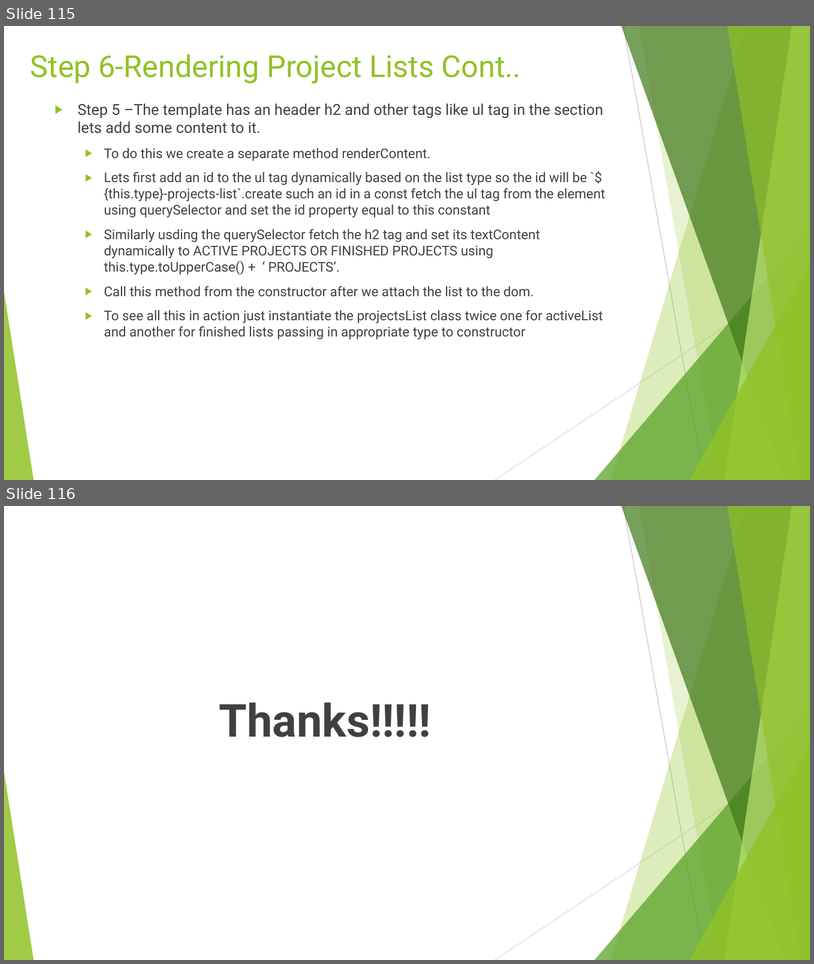
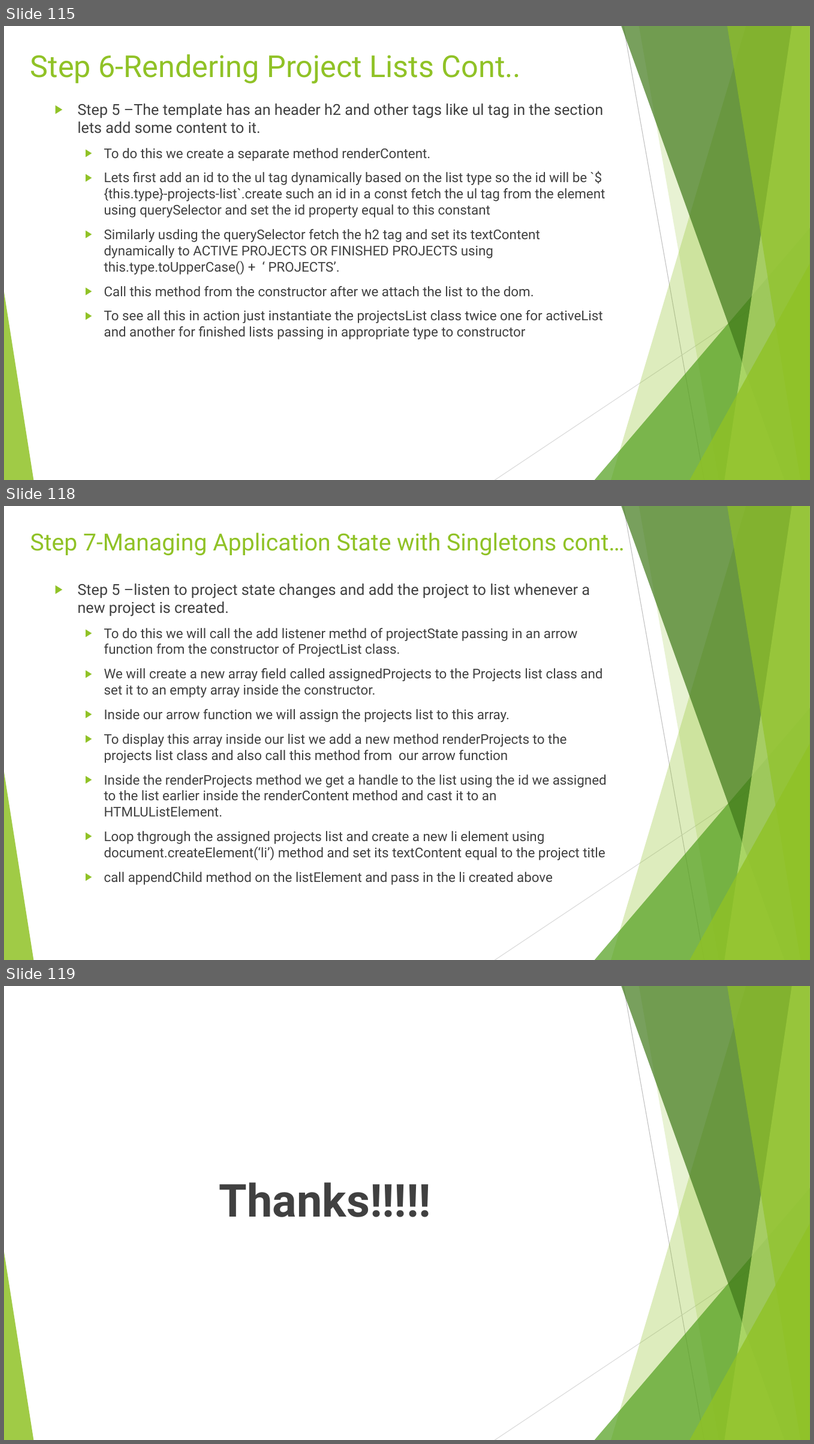
Before and after one commit to rudhrainfogain/TypeScript, a slide deck: PPT/TypeScriptv9.pptx. Shown one above the other, each under a label of ours: slides 115 and 116 before the commit, slides 115, 118 and 119 after it; the slides between them are not shown. The pictures are 814x964 and 814x1444 pixels, drawn with LibreOffice and Linux fonts; fonts in the diff are those of the drawing. Boxes give left, top, right and bottom in pixels: in the first picture for what was removed or moved away, otherwise in the second. Text is boxed around its words. In the diff, an @@ line names an element or a change of style, - is before the commit and + after.

Commit message:
Step 7-Managing Application State with Singletons

```diff
--- a/PPT/TypeScriptv9.pptx
+++ b/PPT/TypeScriptv9.pptx
@@ slide 118 added at <box>4,506,810,960</box>, background #FFFFFF; not listed: 10 template elements that a slide beside it also shows @@
@@ title added at <box>30,532,624,555</box>, 28 pt, text #90C226 @@
+Step 7-Managing Application State with Singletons cont…
@@ text added at <box>78,583,607,885</box>, 16 pt, text #404040 @@
+▶ Step 5 –listen to project state changes and add the project to list whenever a new project is created.
+  ▶ To do this we will call the add listener methd of projectState passing in an arrow function from the constructor of ProjectList class.
+  ▶ We will create a new array field called assignedProjects to the Projects list class and set it to an empty array inside the constructor.
+  ▶ Inside our arrow function we will assign the projects list to this array.
+  ▶ To display this array inside our list we add a new method renderProjects to the projects list class and also call this method from our arrow function
+  ▶ Inside the renderProjects method we get a handle to the list using the id we assigned to the list earlier inside the renderContent method and cast it to an HTMLUListElement.
+  ▶ Loop thgrough the assigned projects list and create a new li element using document.createElement(‘li’) method and set its textContent equal to the project title
+  ▶ call appendChild method on the listElement and pass in the li created above
@@ what was slide 116 is now slide 119 @@
```
Also in this commit, not shown: 2 other slides added, 2 other files.
